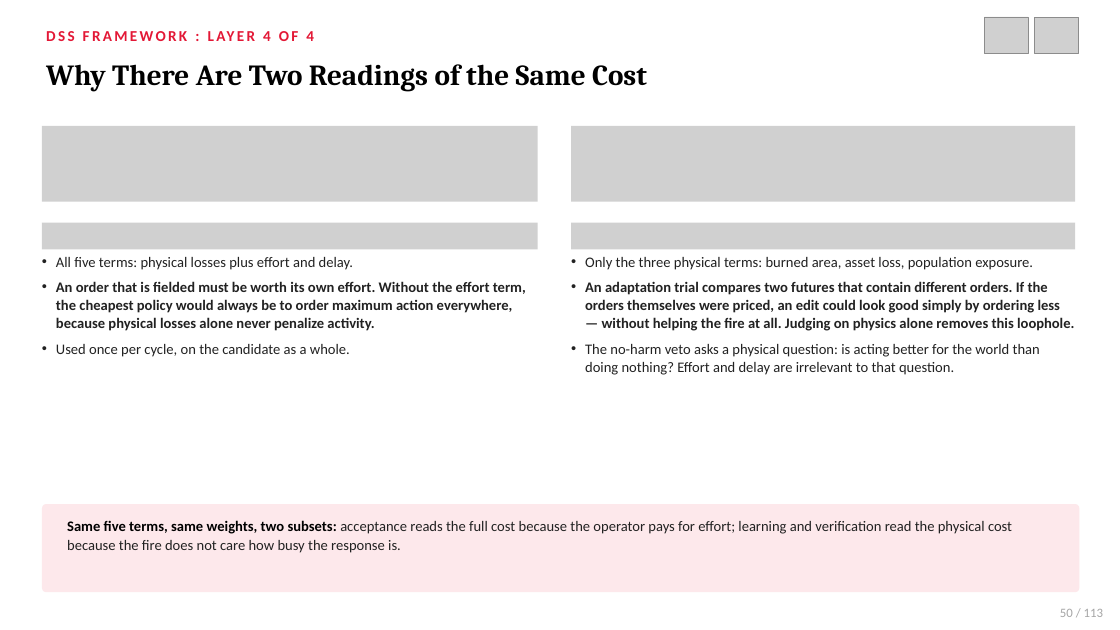
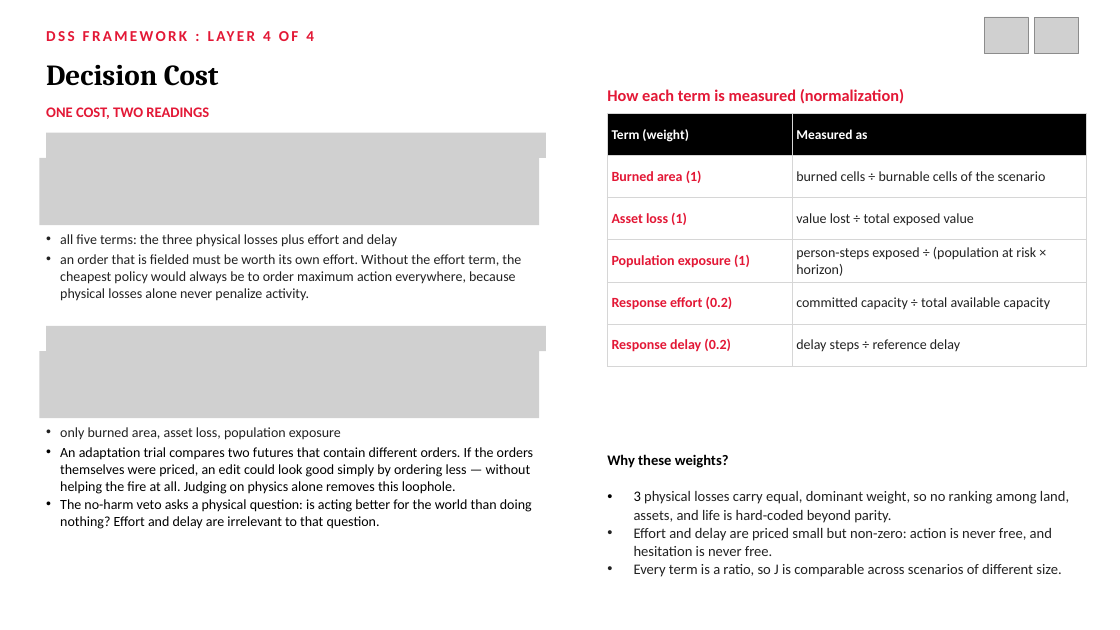
Before and after one commit to northwind13/Enhanced_DSS, a slide deck: slide 47 of 01_Thesis/DisasterAware_Presentation.pptx (slide 50 before the commit). Drawn at 1120x630 pixels with LibreOffice and Linux fonts; fonts in the diff are those of the drawing; grey boxes stand for pictures. Boxes give left, top, right and bottom in pixels: in the first picture for what was removed or moved away, otherwise in the second. Text is boxed around its words. In the diff, an @@ line names an element or a change of style, - is before the commit and + after.

```diff
--- a/01_Thesis/DisasterAware_Presentation.pptx
+++ b/01_Thesis/DisasterAware_Presentation.pptx
@@ text at <box>46,65,219,86</box>: text changed @@
-Why There Are Two Readings of the Same Cost
+Decision Cost
@@ text added at <box>607,89,904,104</box>, 14 pt, text #E31836, bold @@
+How each term is measured (normalization)
@@ text added at <box>46,107,209,119</box>, 12.5 pt, text #E31836, bold @@
+ONE COST, TWO READINGS
@@ table added at <box>607,113,1086,365</box>, 6 rows, 2 columns @@
+Term (weight) | Measured as
+Burned area (1) | burned cells ÷ burnable cells of the scenario
+Asset loss (1) | value lost ÷ total exposed value
+Population exposure (1) | person-steps exposed ÷ (population at risk × horizon)
+Response effort (0.2) | committed capacity ÷ total available capacity
+Response delay (0.2) | delay steps ÷ reference delay
@@ picture removed at <box>42,126,538,202</box> @@
@@ picture added at <box>46,133,546,158</box> @@
@@ picture removed at <box>571,126,1075,202</box> @@
@@ picture added at <box>39,158,539,225</box> @@
@@ picture removed at <box>42,223,538,250</box> @@
@@ text at <box>60,234,521,301</box>: text changed; size 12.5 to 12 pt; bold off @@
-• All five terms: physical losses plus effort and delay.
-• An order that is fielded must be worth its own effort. Without the effort term, the cheapest policy would always be to order maximum action everywhere, because physical losses alone never penalize activity.
-• Used once per cycle, on the candidate as a whole.
+• all five terms: the three physical losses plus effort and delay
+• an order that is fielded must be worth its own effort. Without the effort term, the cheapest policy would always be to order maximum action everywhere, because physical losses alone never penalize activity.
@@ picture removed at <box>571,223,1075,250</box> @@
@@ picture added at <box>46,326,546,351</box> @@
@@ picture added at <box>39,351,539,418</box> @@
@@ text "only burned area, asset loss, ...": place and size @@
-text "only burned area, asset loss, ..." at <box>585,257,1074,375</box>
+text "only burned area, asset loss, ..." at <box>60,427,533,529</box>
@@ text at <box>60,427,341,440</box>: text changed; size 12.5 to 12 pt @@
-• Only the three physical terms: burned area, asset loss, population exposure.
+• only burned area, asset loss, population exposure
@@ text at <box>60,447,533,529</box>: size 12.5 to 12 pt, text colour #222222 to #000000 in "An adaptation trial compares two futures that ...", "The no-harm veto asks a physical question: ..."; bold off in "An adaptation trial compares two futures that ..."; line spacing 1.04 to 1.02; less space between paragraphs @@
@@ text added at <box>607,454,1069,577</box>, 12.5 pt, text #222222 @@
+Why these weights?
+• 3 physical losses carry equal, dominant weight, so no ranking among land, assets, and life is hard-coded beyond parity.
+• Effort and delay are priced small but non-zero: action is never free, and hesitation is never free.
+• Every term is a ratio, so J is comparable across scenarios of different size.
@@ rounded rectangle removed at <box>42,504,1080,592</box> @@
@@ text removed at <box>67,520,1012,553</box> @@
-Same five terms, same weights, two subsets: acceptance reads the full cost because the operator pays for effort; learning and verification read the physical cost because the fire does not care how busy the response is.
@@ text removed at <box>1060,609,1104,617</box> @@
-50 / 113
```
Also in this commit, not shown: 67 other slides changed, 20 slides added, 44 slides removed, 15 other files.
